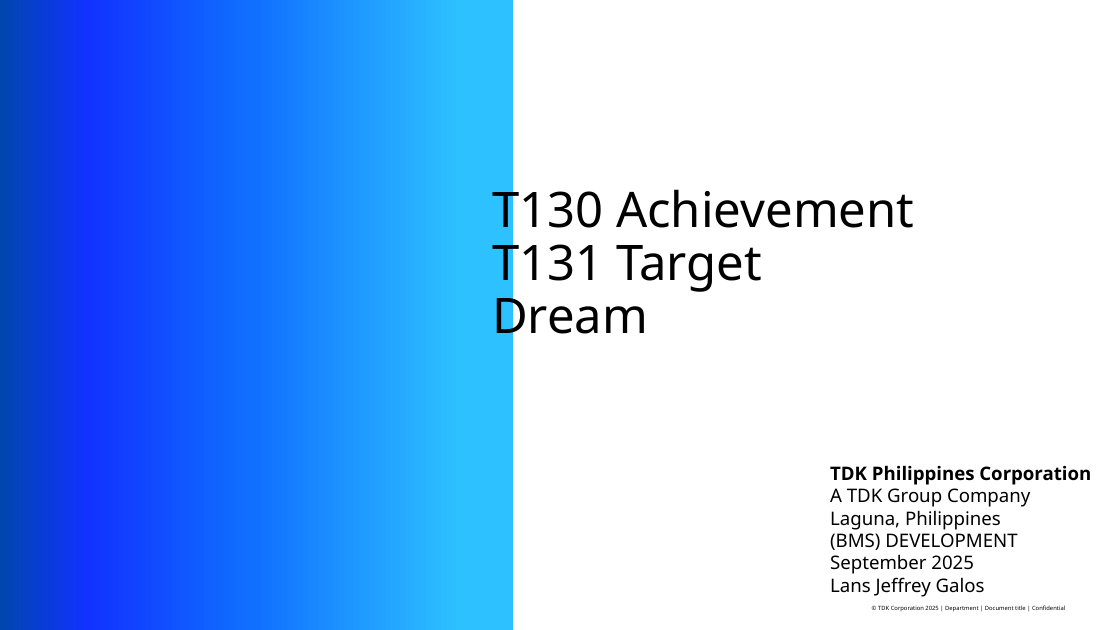
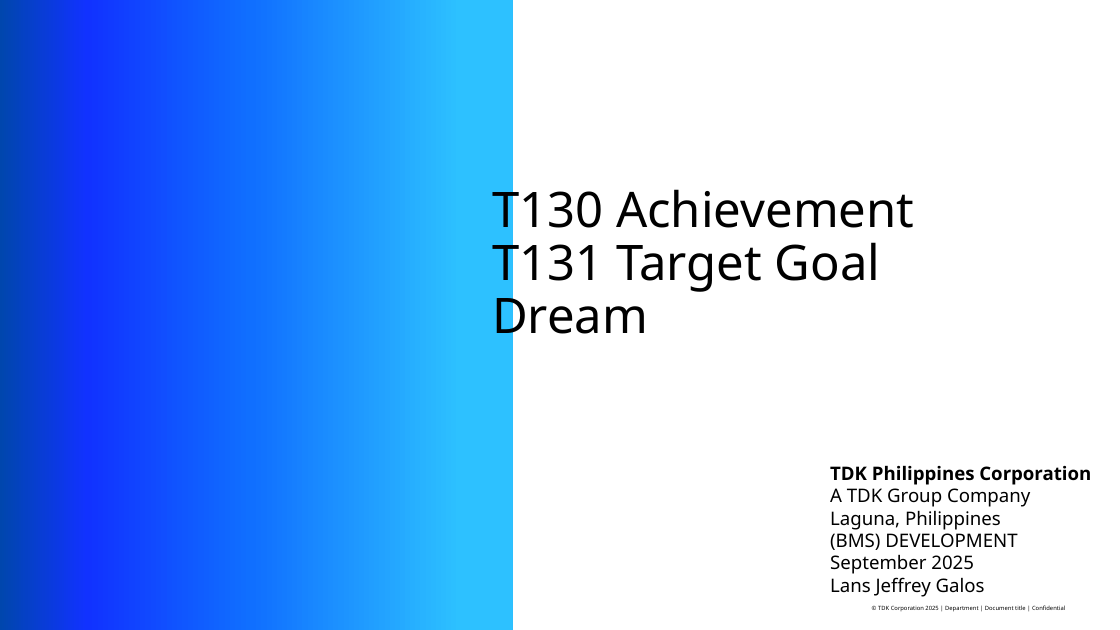
Before and after one commit to Zagreus-08/TDK_Programs, a slide deck: slide 1 of Achievement, Target, & Dream.pptx. Drawn at 1120x630 pixels with LibreOffice and Linux fonts; fonts in the diff are those of the drawing; background and template pictures are left out. Boxes give left, top, right and bottom in pixels: in the first picture for what was removed or moved away, otherwise in the second. Text is boxed around its words. In the diff, an @@ line names an element or a change of style, - is before the commit and + after.

```diff
--- a/Achievement, Target, & Dream.pptx
+++ b/Achievement, Target, & Dream.pptx
@@ title at (x1=492, y1=181, x2=914, y2=346): text changed @@
-T130 Achievement
-T131 Target
-Dream
+T130 Achievement
+T131 Target Goal
+Dream
```
Also in this commit, not shown: 1 other slide changed, 1 slide removed, 1 other file.
